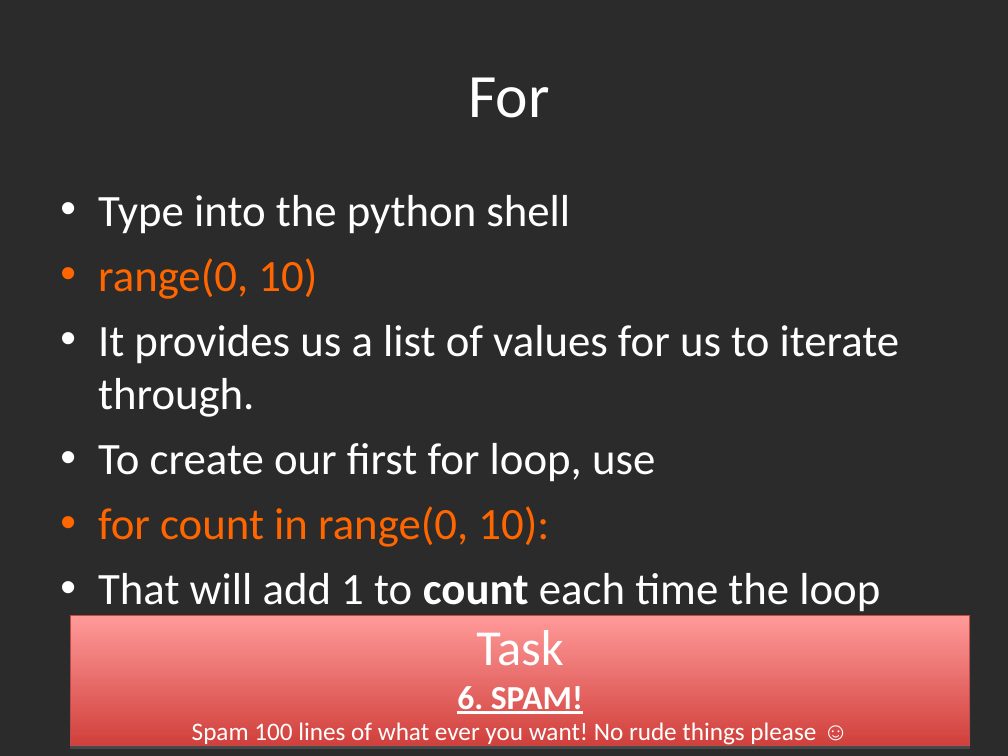
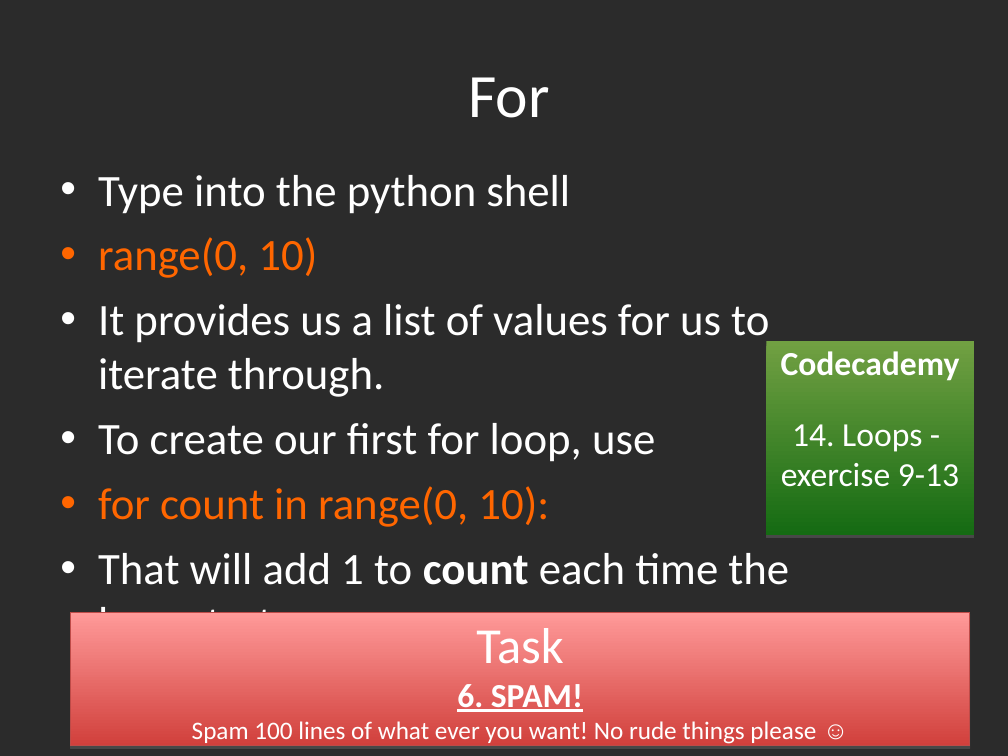
Before and after one commit to gbaman/RaspberryPi-Teaching-Materials, a slide deck: slide 29 of Powerpoints/Python 3.3.ppt (slide 26 before the commit). Drawn at 1008x756 pixels with LibreOffice and Linux fonts; fonts in the diff are those of the drawing; background and template pictures are left out; a plain dark background stands for a picture behind light text. Boxes give left, top, right and bottom in pixels: in the first picture for what was removed or moved away, otherwise in the second. Text is boxed around its words. In the diff, an @@ line names an element or a change of style, - is before the commit and + after.

Commit message:
Now includes codecademy links

```diff
--- a/Powerpoints/Python 3.3.ppt
+++ b/Powerpoints/Python 3.3.ppt
@@ text "Type into the python shell" rewrapped from (98,195,900,616) to (98,175,789,613) @@
@@ rectangle added at (766,342,974,535), fill gradient #71A042 to #156B13, 24 pt, text #FFFFFF @@
+Codecademy
+14. Loops - exercise 9-13
```
Also in this commit, not shown: 16 other slides changed, 4 slides added, 1 slide removed.
